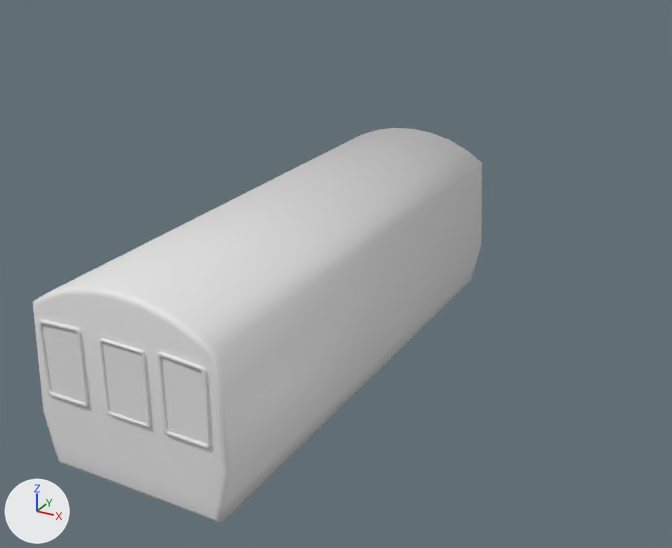
An edit to the FBX model SourceAssets/Environments/Subway/Train/RedLineTrain_1.fbx, drawn before and after from the same camera.
Camera for both pictures: a 50 mm camera at (9.7, -28.1, 11.1) aimed at (-2.1, -6.7, 0.4). The lights are fixed; the arrows at lower left show +X, +Y and +Z. The first picture is the older version.

The scene before the commit, as lines of its bpy script (objects in view):
```python
mat_window = principled_material('Window')
mat_window.base_color = (0.8, 0.8, 0.8)  # white #e7e7e7
me_circle = bpy.data.meshes.new('Circle')
me_circle.from_pydata(...)  # 402 vertices, 295 faces; spans x -2.06..2.06, y -17.99..-6.41, z 0.92..4.83
# faces by material slot: [159, 136]
me_circle.materials.append(mat_window)  # white #e7e7e7
me_circle.materials.append(mat_exterior)  # white #e7e7e7
ob_circle = bpy.data.objects.new('Circle', me_circle)
ob_circle.location = (0.0, 0.0, 0.0)
```
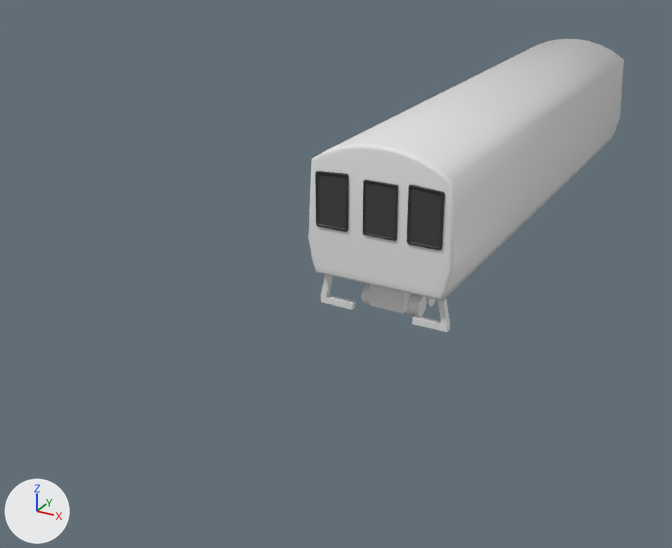
Commit message: More train work

Where the change shows, as pixel boxes (x1, y1, x2, y2) in the pictures (672 x 548 px; the box of a moved part takes in the faces that stretch with it):
```json
{"object": "Circle", "change": "surface changed, reshaped", "before": [33, 128, 482, 523], "after": [308, 39, 624, 332], "on screen": "30% narrower, 26% shorter"}
{"part": 1, "of": "me_circle", "change": "moved or reshaped", "before": [38, 320, 89, 408], "after": [315, 171, 349, 232]}
{"part": 2, "of": "me_circle", "change": "moved or reshaped", "before": [99, 338, 152, 428], "after": [363, 180, 398, 241]}
{"part": 3, "of": "me_circle", "change": "moved or reshaped", "before": [157, 352, 211, 449], "after": [407, 184, 445, 250]}
{"part": 4, "of": "me_circle", "change": "added", "after": [370, 285, 411, 314]}
{"part": 5, "of": "me_circle", "change": "added", "after": [426, 297, 436, 306], "on screen": "mostly hidden"}
{"part": 6, "of": "me_circle", "change": "added", "after": [406, 294, 427, 316]}
{"part": 7, "of": "me_circle", "change": "added", "after": [361, 284, 370, 305]}
{"part": 8, "of": "me_circle", "change": "added", "after": [308, 39, 624, 301]}
{"part": 9, "of": "me_circle", "change": "added", "after": [321, 275, 355, 310]}
{"part": 10, "of": "me_circle", "change": "added", "after": [412, 299, 450, 332]}
{"part": 11, "of": "me_circle", "change": "deleted", "before": [33, 128, 482, 523]}
```

Edits to the scene script, one JSON object a line:
```json
{"op": "add", "block": "img_redlinetrain_windows_albedo_png", "code": ["img_redlinetrain_windows_albedo_png = load_image('RedLineTrain_Windows_Albedo.png', 'RedLineTrain_Windows_Albedo.png', 2048, 2048, 'sRGB')"]}
{"op": "remove", "block": "mat_window", "code": "mat_window.base_color = (0.8, 0.8, 0.8)  # white #e7e7e7"}
{"op": "add", "block": "mat_window", "code": "mat_window.texture = img_redlinetrain_windows_albedo_png  # with its transparency"}
{"op": "add", "block": "mat_wheels", "code": ["mat_wheels = principled_material('Wheels')", "mat_wheels.base_color = (0.8, 0.8, 0.8)  # white #e7e7e7"]}
{"block": "me_circle", "where": "# used by ob_circle; location = (0.0, 0.0, 0.0)"}
{"op": "remove", "block": "me_circle", "code": "me_circle.from_pydata(...)  # 402 vertices, 295 faces; spans x -2.06..2.06, y -17.99..-6.41, z 0.92..4.83"}
{"op": "add", "block": "me_circle", "code": "me_circle.from_pydata(...)  # 1250 vertices, 767 faces; spans x -2.06..2.06, y -8.44..8.85, z 0.0..4.87"}
{"block": "me_circle", "change": "me_circle part 1: the loose piece of 88 vertices spanning x -1.75..-0.82, y -17.99..-17.93, z 2.44..3.98 is moved by (0.0, 9.55, 0.05)"}
{"block": "me_circle", "change": "me_circle part 2: the loose piece of 88 vertices spanning x -0.39..0.55, y -17.99..-17.93, z 2.46..3.91 is moved by (0.0, 9.55, 0.05)"}
{"block": "me_circle", "change": "me_circle part 3: the loose piece of 88 vertices spanning x 0.84..1.77, y -17.99..-17.93, z 2.44..3.98 is moved by (0.0, 9.55, 0.05)"}
{"block": "me_circle", "change": "me_circle part 4: a new loose piece, a box spanning x -0.51..0.51, y -7.74..8.72, z 0.19..1.06, in mat_wheels (white #e7e7e7)"}
{"block": "me_circle", "change": "me_circle part 5: a new loose piece, a 32-sided cylinder along x spanning x 0.45..0.83, y -6.84..-6.27, z 0.0..0.57, in mat_wheels (white #e7e7e7)"}
{"block": "me_circle", "change": "me_circle part 6: a new loose piece, a 32-sided cylinder along x spanning x 0.45..0.83, y -7.55..-6.98, z 0.0..0.57, in mat_wheels (white #e7e7e7)"}
{"block": "me_circle", "change": "me_circle part 7: a new loose piece, a 32-sided cylinder along x spanning x -0.85..-0.48, y -7.55..-6.98, z 0.0..0.57, in mat_wheels (white #e7e7e7)"}
{"block": "me_circle", "change": "me_circle part 8: a new loose piece of 138 vertices spanning x -2.06..2.06, y -8.4..8.85, z 1.1..4.87, in mat_exterior (white #e7e7e7)"}
{"block": "me_circle", "change": "me_circle part 9: a new loose piece of 16 vertices spanning x -1.88..-0.9, y -8.01..-7.83, z 0.09..1.11, in mat_wheels (white #e7e7e7)"}
{"block": "me_circle", "change": "me_circle part 10: a new loose piece of 16 vertices spanning x 0.88..1.86, y -8.01..-7.83, z 0.09..1.11, in mat_wheels (white #e7e7e7)"}
{"block": "me_circle", "change": "me_circle part 11: 138 vertices removed from x -2.06..2.06, y -17.94..-6.41, z 0.92..4.83"}
{"block": "me_circle", "change": "other edits to the shape of me_circle do not show in these pictures"}
{"op": "add", "block": "me_circle", "code": "me_circle.materials.append(mat_wheels)  # white #e7e7e7"}
```
